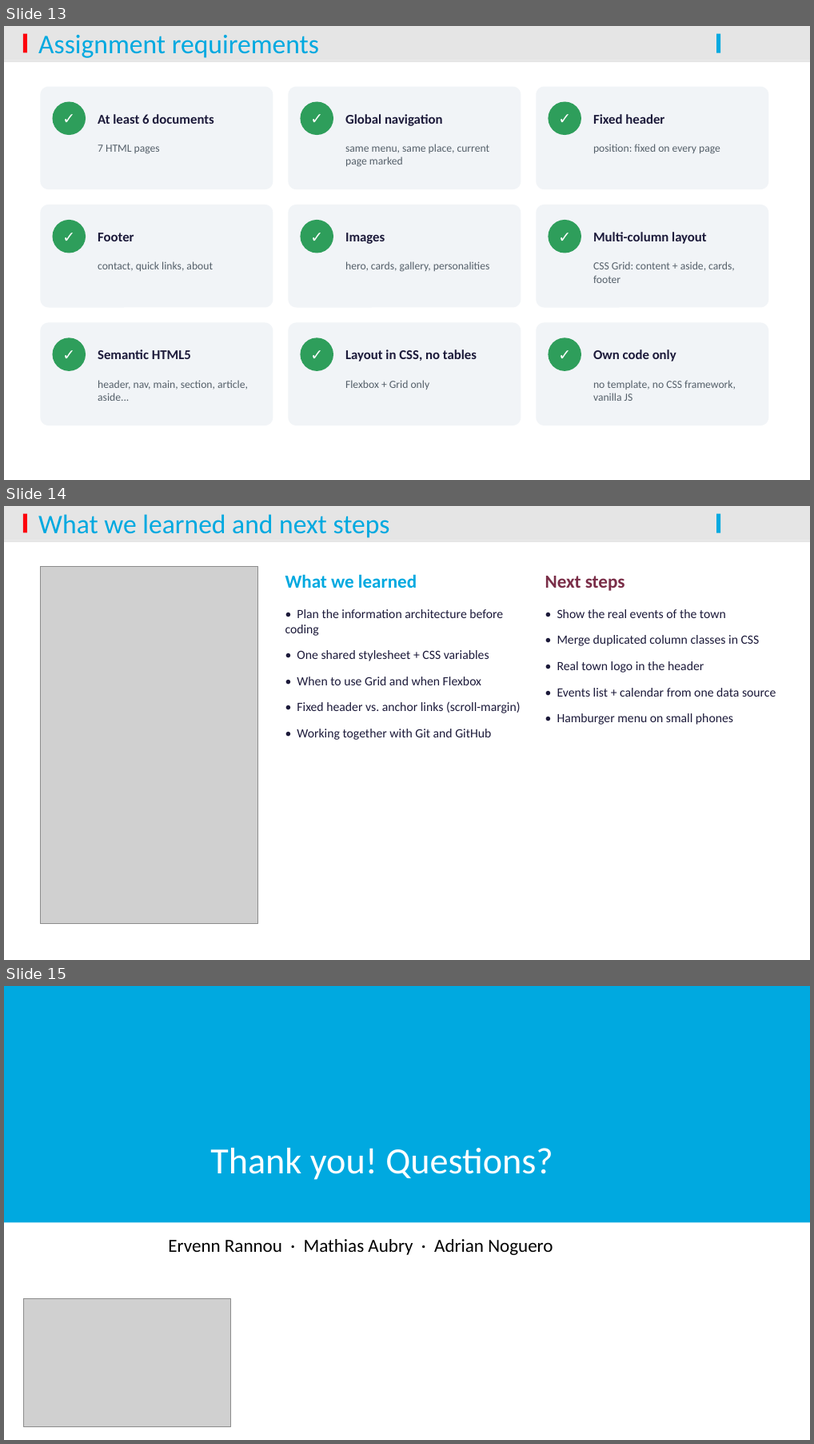
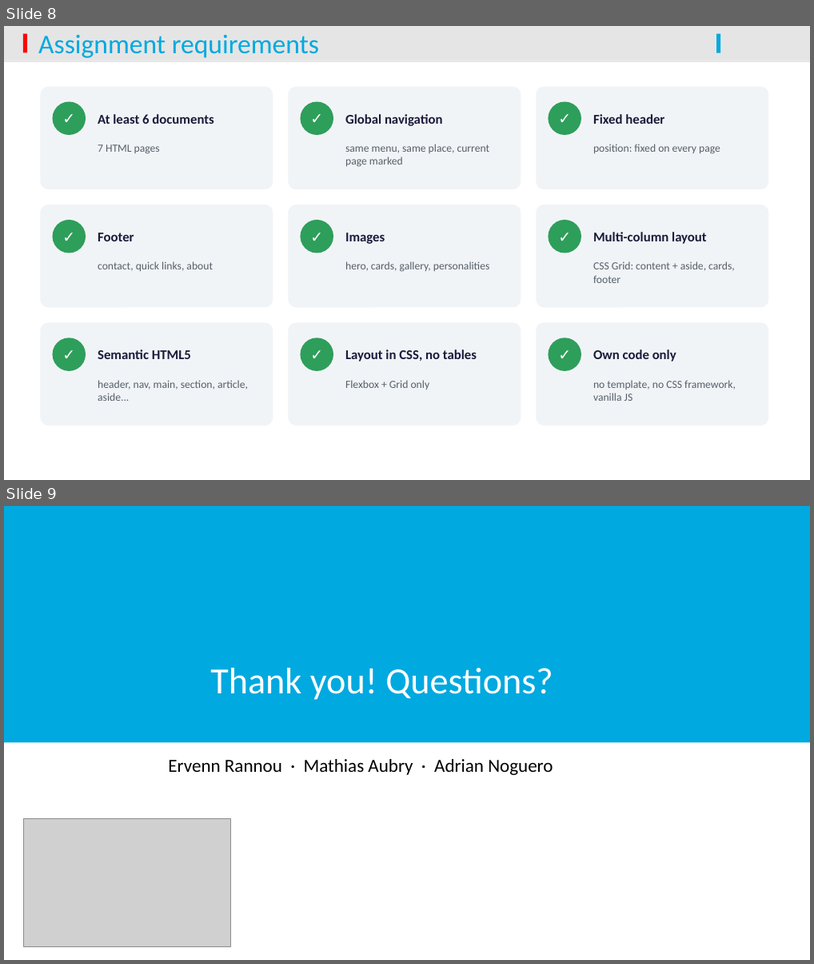
Before and after one commit to Mathatou/WebDesign, a slide deck: ITW_Presentation_Saint-Gratien.pptx. Shown one above the other, each under a label of ours: slides 13, 14 and 15 before the commit, slides 8 and 9 after it. The pictures are 814x1444 and 814x964 pixels, drawn with LibreOffice and Linux fonts; fonts in the diff are those of the drawing; grey boxes stand for pictures; background and template pictures are left out. Boxes give left, top, right and bottom in pixels: in the first picture for what was removed or moved away, otherwise in the second. Text is boxed around its words. In the diff, an @@ line names an element or a change of style, - is before the commit and + after.

```diff
--- a/ITW_Presentation_Saint-Gratien.pptx
+++ b/ITW_Presentation_Saint-Gratien.pptx
@@ slide 14 removed at (x1=4, y1=506, x2=810, y2=960), background #FFFFFF; not listed: 4 template elements that a slide beside it also shows @@
@@ title removed at (x1=38, y1=514, x2=390, y2=538) @@
-What we learned and next steps
@@ picture removed at (x1=40, y1=567, x2=258, y2=924) @@
@@ text removed at (x1=286, y1=574, x2=417, y2=588) @@
-What we learned
@@ text removed at (x1=546, y1=576, x2=626, y2=591) @@
-Next steps
@@ text removed at (x1=286, y1=609, x2=521, y2=740) @@
-• Plan the information architecture before coding
-• One shared stylesheet + CSS variables
-• When to use Grid and when Flexbox
-• Fixed header vs. anchor links (scroll-margin)
-• Working together with Git and GitHub
@@ text removed at (x1=558, y1=609, x2=776, y2=724) @@
-• Show the real events of the town
-• Merge duplicated column classes in CSS
-• Real town logo in the header
-• Events list + calendar from one data source
-• Hamburger menu on small phones
@@ what was slide 13 is now slide 8 @@
@@ what was slide 15 is now slide 9 @@
```
Also in this commit, not shown: 4 slides changed, 1 other slide removed.
